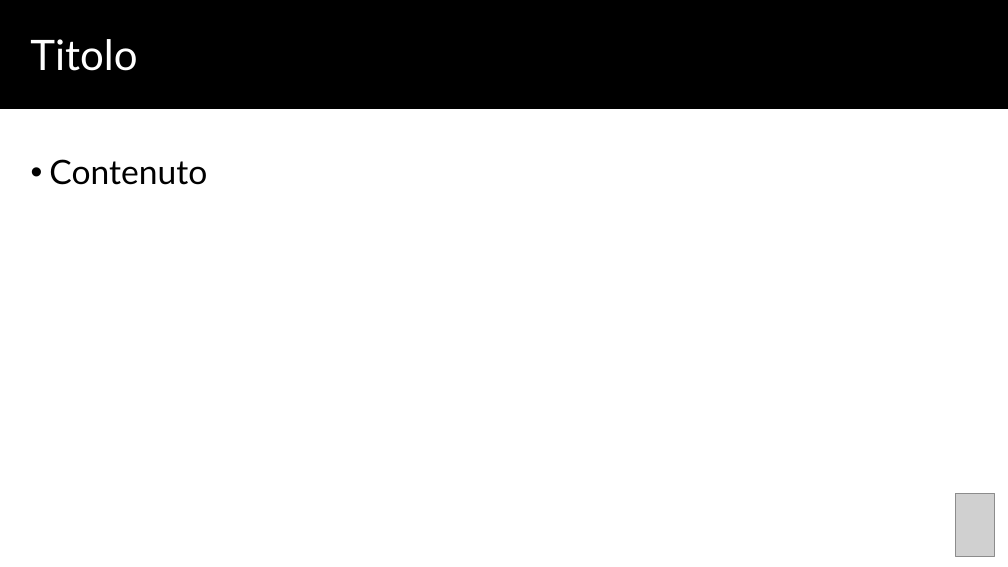
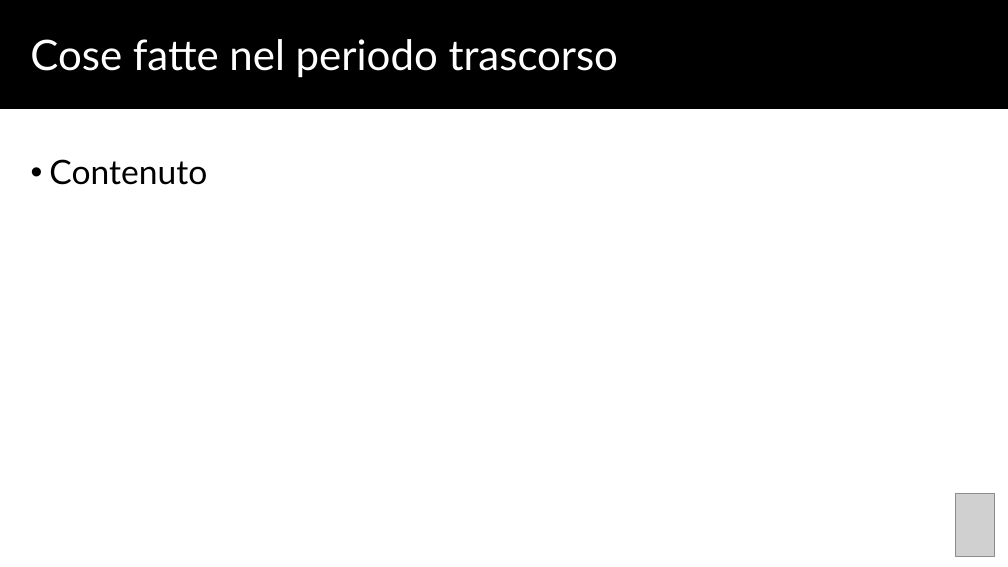
Before and after one commit to SWEatUNIPD/docs, a slide deck: slide 2 of templates/diario_di_bordo.pptx. Drawn at 1008x567 pixels with LibreOffice and Linux fonts; fonts in the diff are those of the drawing; grey boxes stand for pictures. Boxes give left, top, right and bottom in pixels: in the first picture for what was removed or moved away, otherwise in the second. Text is boxed around its words. In the diff, an @@ line names an element or a change of style, - is before the commit and + after.

```diff
--- a/templates/diario_di_bordo.pptx
+++ b/templates/diario_di_bordo.pptx
@@ text at box(30, 39, 618, 78): text changed @@
-Titolo
+Cose fatte nel periodo trascorso
```
Also in this commit, not shown: 3 slides added.
